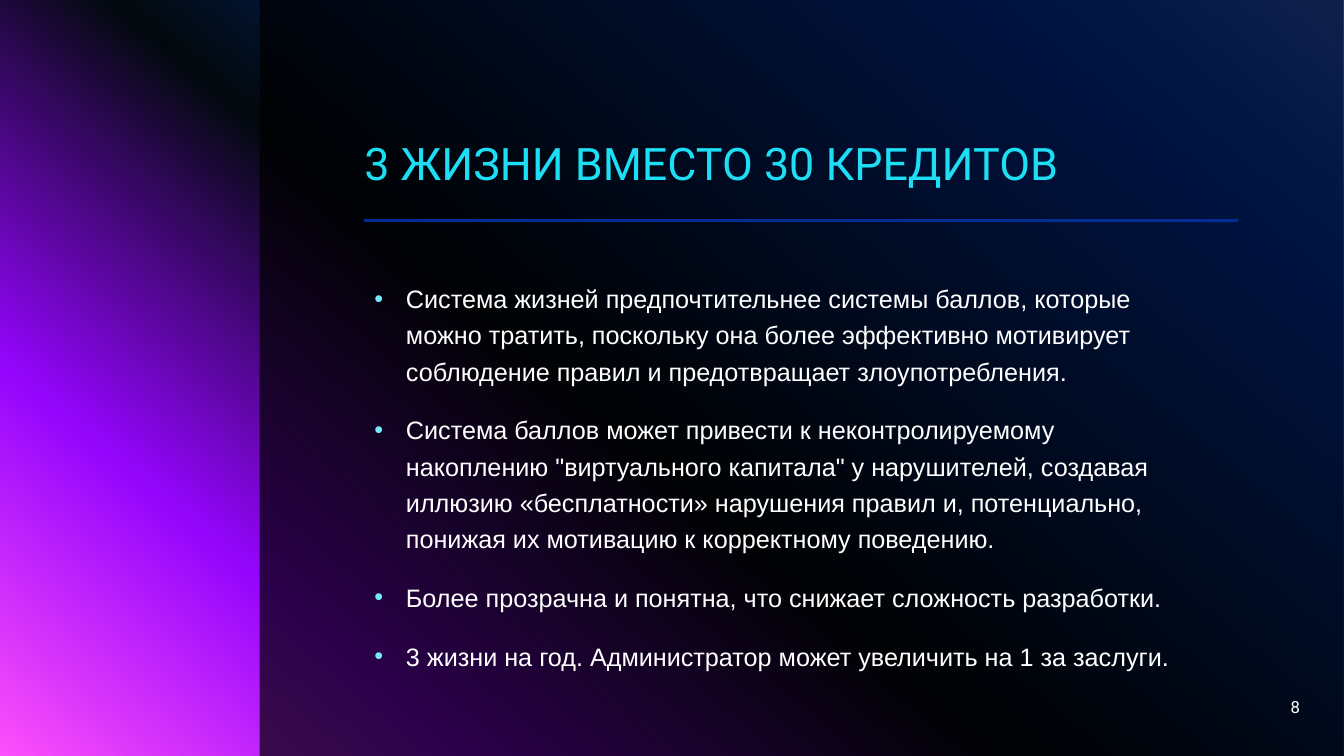
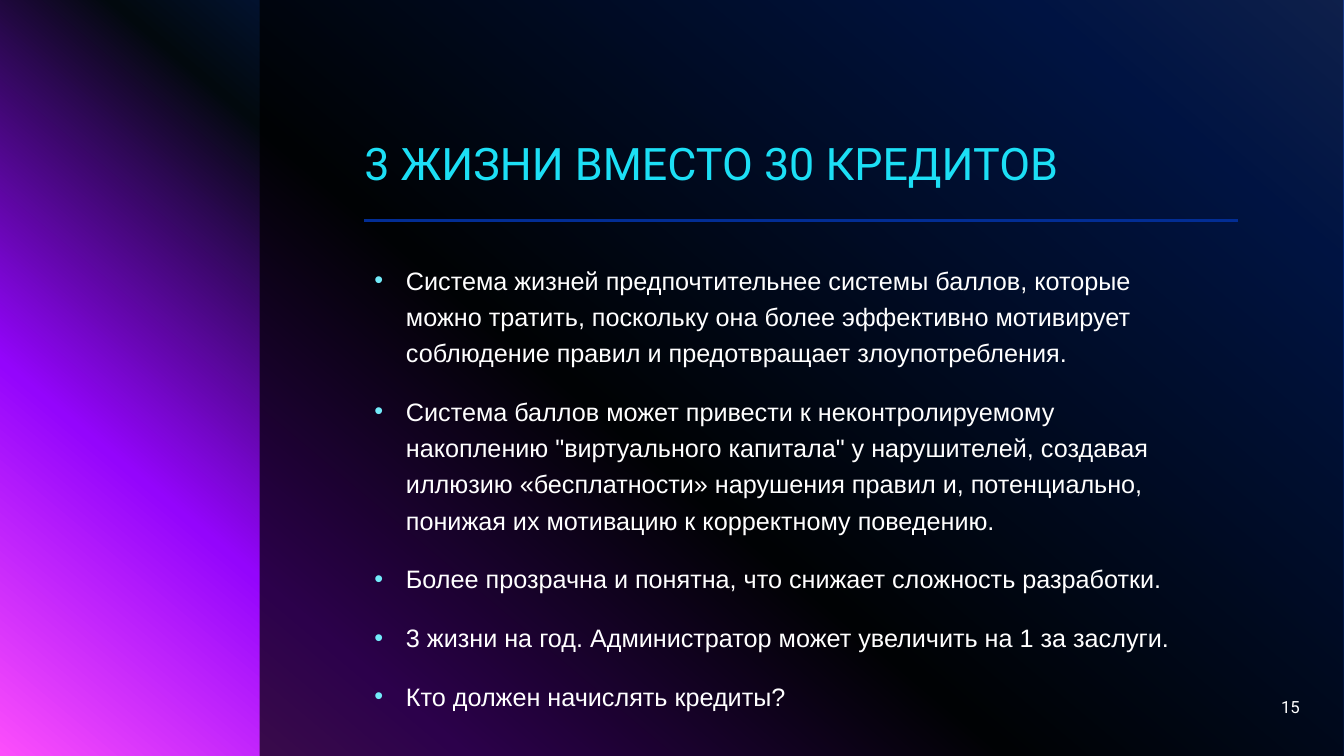
Before and after one commit to KrivoSoft/Parcot, a slide deck: slide 15 of Презентация Parcot.pptx (slide 8 before the commit). Drawn at 1344x756 pixels with LibreOffice and Linux fonts; fonts in the diff are those of the drawing; background and template pictures are left out. Boxes give left, top, right and bottom in pixels: in the first picture for what was removed or moved away, otherwise in the second. Text is boxed around its words. In the diff, an @@ line names an element or a change of style, - is before the commit and + after.

```diff
--- a/Презентация Parcot.pptx
+++ b/Презентация Parcot.pptx
@@ text "Система жизней предпочтительнее системы баллов, ..." moved from (x1=406, y1=289, x2=1169, y2=671) to (x1=406, y1=271, x2=1169, y2=711) @@
@@ text at (x1=406, y1=688, x2=786, y2=711): paragraph added @@
+• Кто должен начислять кредиты?
@@ page number at (x1=1281, y1=701, x2=1300, y2=713): text changed @@
-8
+15
```
Also in this commit, not shown: 2 other slides changed, 7 slides added, 3 slides removed.
